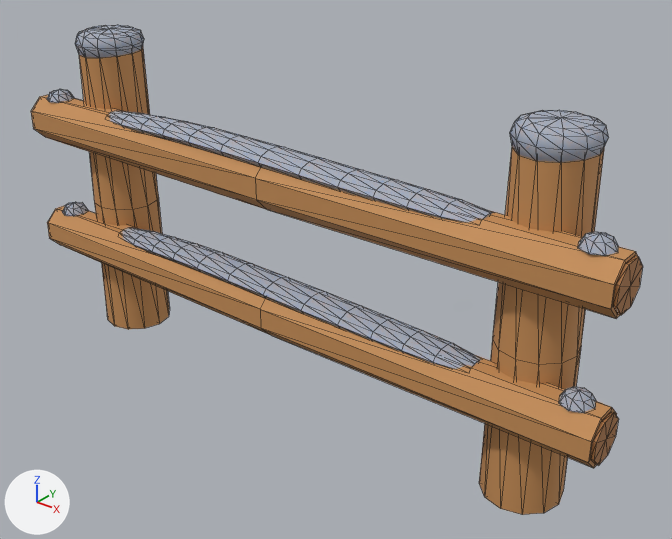
A saved change to the glTF model roblox-winter-props/glb/SnowyLogFence.glb.
The view is the same before and after, from a camera (50 mm lens) standing at (9.08, -10.22, 8.98) and looking at (0.67, 0.3, 2.46). Arrows for +X, +Y and +Z are at lower left; the lights stay in place. The first picture is the older version. Mesh edges are drawn as thin lines. Vertices at exactly the same position are counted once.

In view in the first picture: 'SnowyLogFence'.
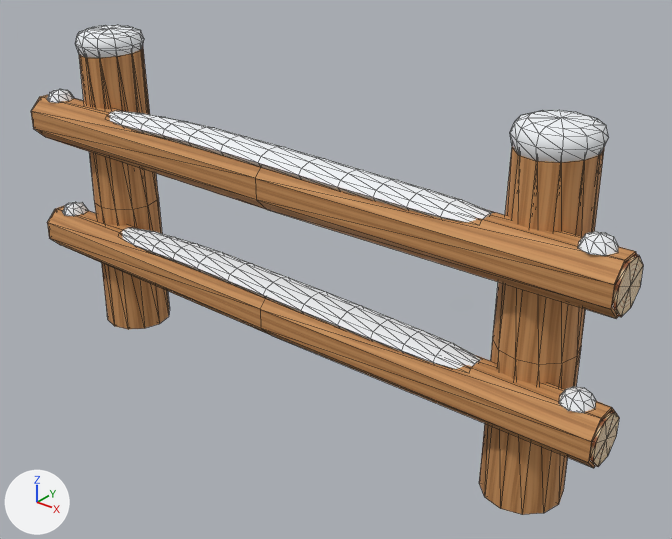
Changed parts and their boxes (x1, y1, x2, y2) in the pictures (672 x 539 px):
part 1 of me_snowylogfence_main, built on
    before: (590, 256, 643, 465)
    after: (51, 215, 643, 467)
part 2 of me_snowylogfence_main, surface changed
    both: (33, 25, 637, 514)

The change in detail:
me_snowylogfence_main is used by ob_snowylogfence; location (0.0, 0.0, 0.0).
me_snowylogfence_main had 656 vertices, 1256 faces and spanned x -5.65..5.65, y -0.79..0.79, z 0.0..5.67.
me_snowylogfence_main now has 706 vertices, 1352 faces and spans x -5.65..5.65, y -0.79..0.79, z 0.0..5.67.
Part 1, on me_snowylogfence_main:
64 vertices are removed from x -5.65..5.65, y -0.71..-0.04, z 1.47..4.33.
128 faces are deleted.
26 vertices are added at x -4.84..4.84, y -0.37..0.71, z 0.0..5.44.
8 new vertices lie (0.0, -0.35, 0.15) away from vertices in x -5.65..5.65, y -0.38, z 1.8..4.0.
8 new vertices lie (0.0, -0.14, 0.35) away from vertices in x -5.65..5.65, y -0.38, z 1.8..4.0.
8 new vertices lie (0.0, 0.0, -0.3) away from vertices in x -5.65..5.65, y -0.73, z 1.95..4.15.
8 new vertices lie (0.0, 0.21, -0.2) away from vertices in x -5.65..5.65, y -0.73, z 1.65..3.85.
16 new vertices lie (0.0, 0.29, 0.0) away from vertices in x -5.65..5.65, y -0.52, z 1.45..4.35.
8 new vertices lie (0.0, 0.21, 0.2) away from vertices in x -5.65..5.65, y -0.23, z 1.45..3.65.
8 new vertices lie (0.0, 0.0, 0.3) away from vertices in x -5.65..5.65, y -0.02, z 1.65..3.85.
24 new vertices lie (0.0, 0.0, 5.44) away from vertices in x -4.84..4.84, y -0.37..0.71, z 0.0.
224 new faces join them.
me_snowylogfence_main part 2: 1128 kept faces spanning x -5.6..5.6, y -0.79..0.79, z 0.0..5.67 get new texture (UV) coordinates.
